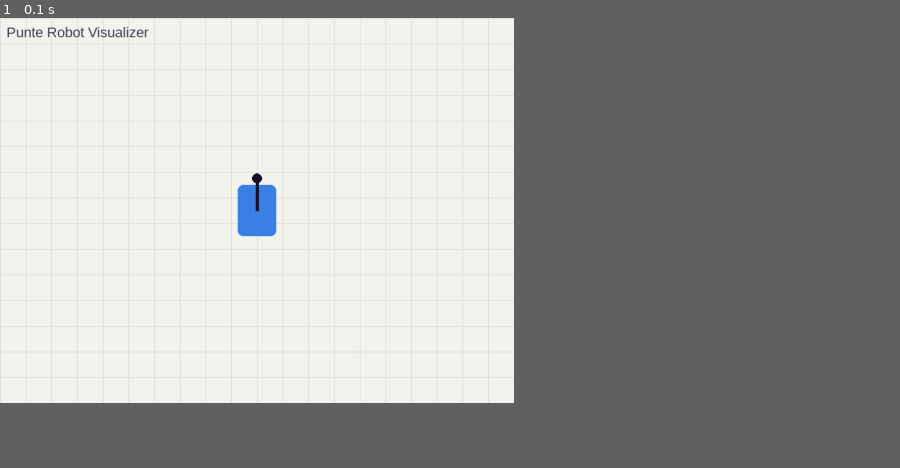
Above: before the commit, frame 1.
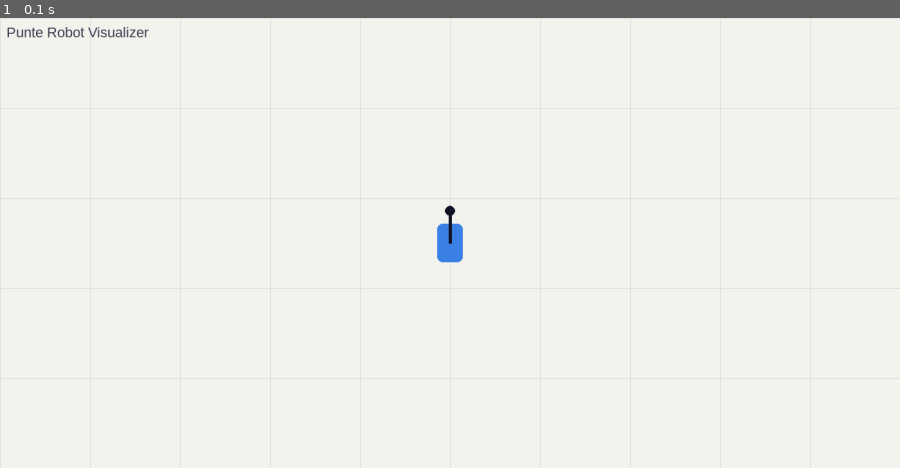
Above: after the commit, the same moment.

Repository: SudipVikram/OdometryVisualizer
Game: pygame game, started from main.py
Same seed, same stepped clock (60 frames per second), same inputs: the game is played once before the commit and once after it.
Inputs:
- Up to frame 1 (0.1 s): no input
In our replay, the window is 514x385 before the commit and 900x450 after it. These sizes can differ from the game's own. Grey fills any space a smaller window leaves; there, only what the larger window draws over its background counts as a difference.

The runs differ from the first frame. In frame 1, 0.8% of the frame differs, in the area x 5-91%, y 0-81%.

Commit message:
changed the size of tiles and robot

Diff:
--- a/main.py
+++ b/main.py
@@ -4,8 +4,8 @@
 pygame.init()
 
 # Create the window
-WIDTH = 800
-HEIGHT = 600
+WIDTH = 1400
+HEIGHT = 700
 screen = pygame.display.set_mode((WIDTH, HEIGHT))
 pygame.display.set_caption("Odometry Visualizer - Step 1")
 
@@ -34,7 +34,7 @@
     screen.fill(BG_COLOR)
 
     # Draw a simple grid
-    tile_size = 40     # each square is 40x40 pixels
+    tile_size = 140     # each square is 140x140 pixels
 
     # vertical lines
     for x in range(0, WIDTH, tile_size):
@@ -50,9 +50,9 @@
     robot_center_x = WIDTH // 2
     robot_center_y = HEIGHT // 2
 
-    # Robot body: rectangle 60px wide, 80px long
-    robot_width = 60
-    robot_length = 80
+    # Robot body: rectangle 40px wide, 60px long
+    robot_width = 40
+    robot_length = 60
 
     # calculate the top-left corner of the rectangle(robot_center_x, robot_center_y)
     rect_x = robot_center_x - robot_width // 2
